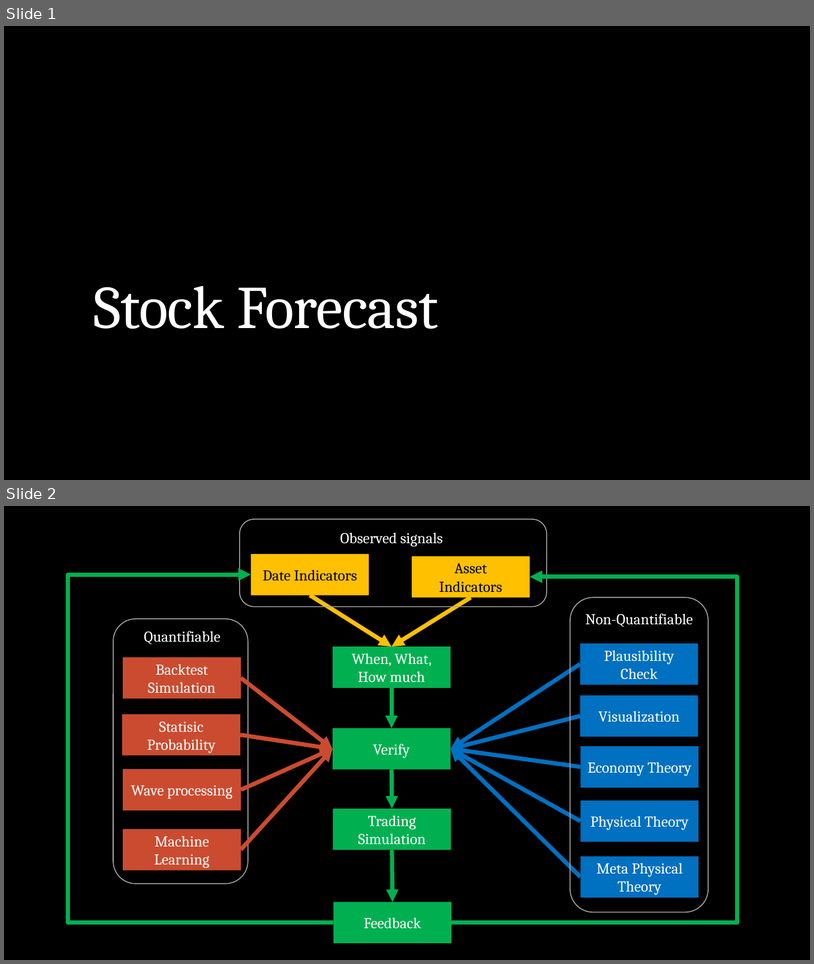
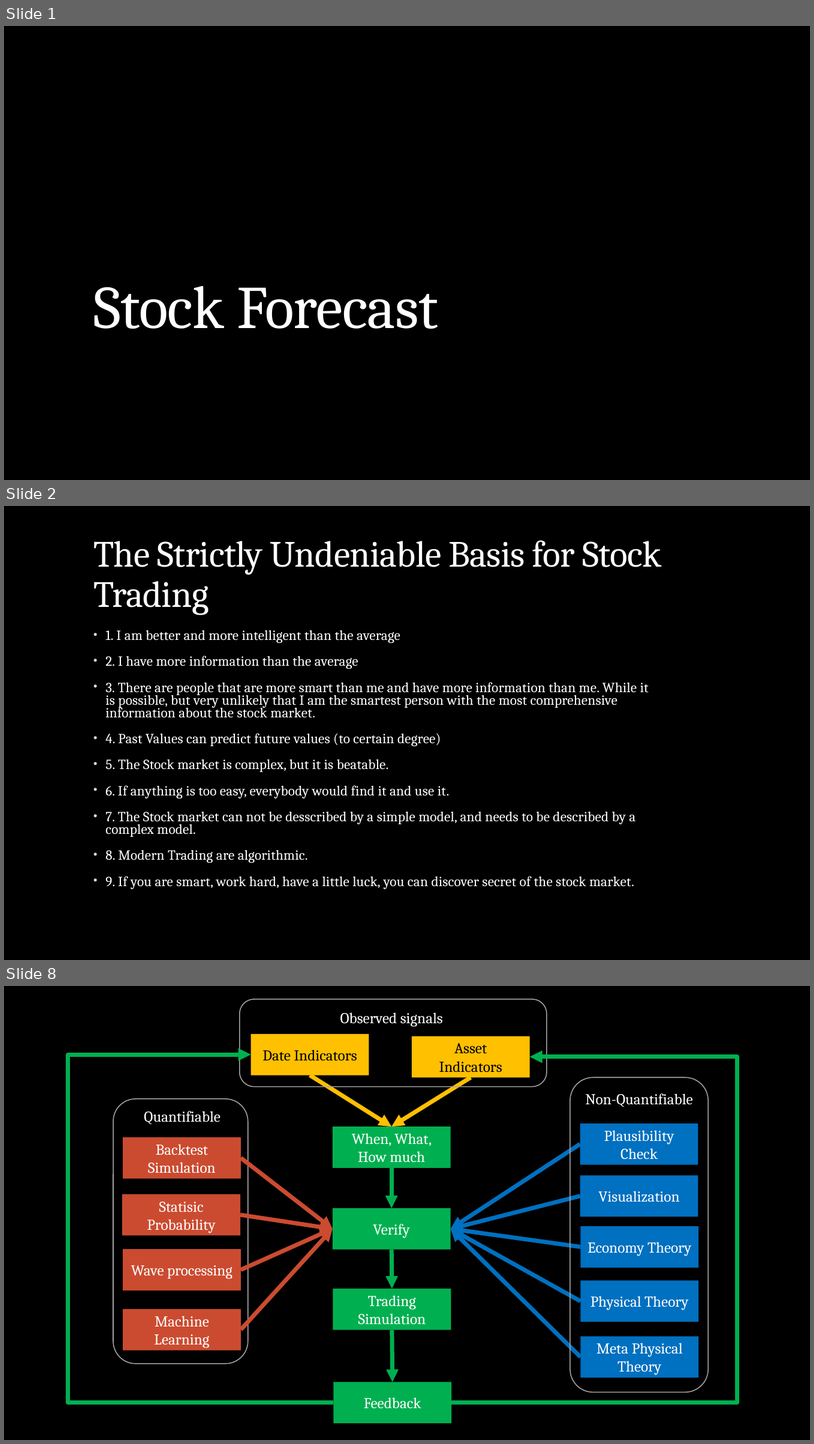
Before and after one commit to webclinic017/Stock-5, a slide deck: Doc/All-In-One.pptx. Shown one above the other, each under a label of ours: slides 1 and 2 before the commit, slides 1, 2 and 8 after it; the slides between them are not shown. The pictures are 814x964 and 814x1444 pixels, drawn with LibreOffice and Linux fonts; fonts in the diff are those of the drawing. Boxes give left, top, right and bottom in pixels: in the first picture for what was removed or moved away, otherwise in the second. Text is boxed around its words. In the diff, an @@ line names an element or a change of style, - is before the commit and + after.

```diff
--- a/Doc/All-In-One.pptx
+++ b/Doc/All-In-One.pptx
@@ slide 2 added at box(4, 506, 810, 960), background #000000 @@
@@ title added at box(93, 540, 662, 615), 44 pt, text #FFFFFF @@
+The Strictly Undeniable Basis for Stock Trading
@@ text added at box(105, 630, 649, 889), 16.6 pt, text #FFFFFF @@
+• 1. I am better and more intelligent than the average
+• 2. I have more information than the average
+• 3. There are people that are more smart than me and have more information than me. While it is possible, but very unlikely that I am the smartest person with the most comprehensive information about the stock market.
+• 4. Past Values can predict future values (to certain degree)
+• 5. The Stock market is complex, but it is beatable.
+• 6. If anything is too easy, everybody would find it and use it.
+• 7. The Stock market can not be desscribed by a simple model, and needs to be described by a complex model.
+• 8. Modern Trading are algorithmic.
+• 9. If you are smart, work hard, have a little luck, you can discover secret of the stock market.
@@ what was slide 2 is now slide 8 @@
```
Also in this commit, not shown: 3 slides changed, 6 other slides added, 7 other files.
